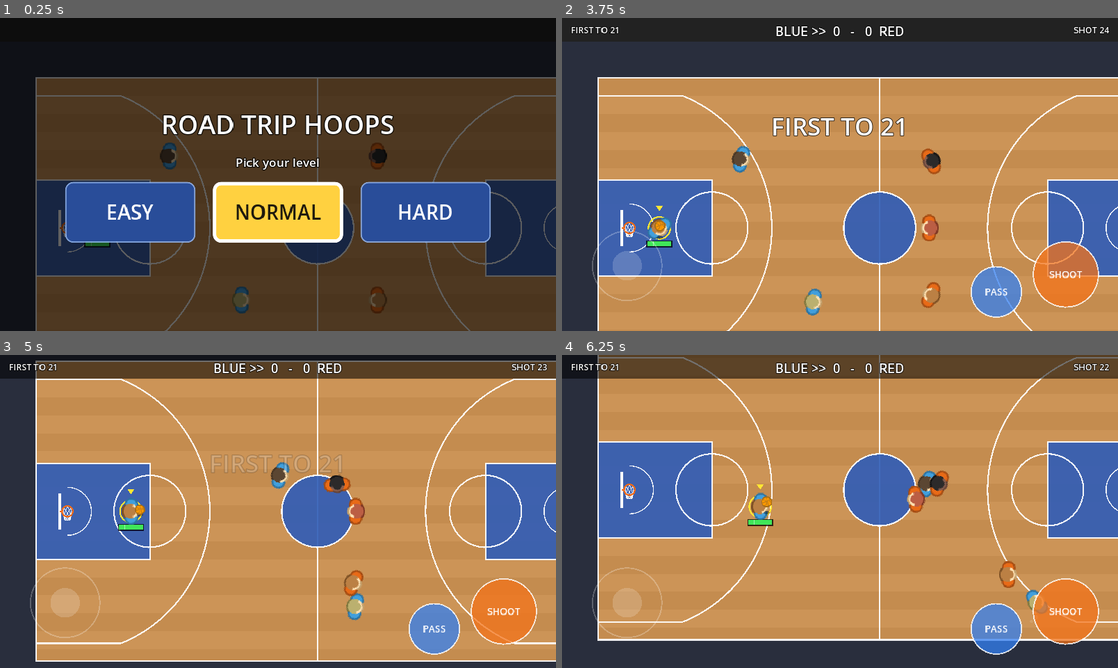
Above: before the commit, frames 1-4 (two rows, left to right).
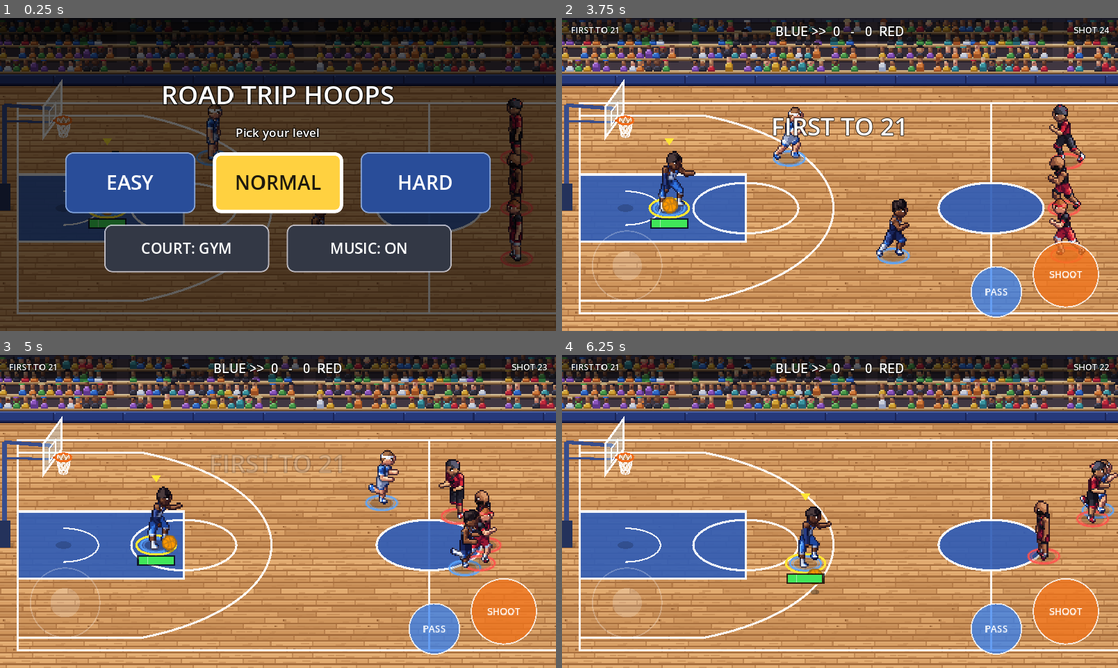
Above: after the commit, the same moments.

Repository: Kirmalo/road-trip-hoops
Game: Godot game, scene res://main.tscn
The game is run twice, just before and just after one commit, with the same random seed, the same clock (stepped at 60 frames per second) and the same inputs.
Inputs (mouse positions are in pixels of both pictures, inside the frame that each line leads up to):
- Up to frame 1 (0.25 s): no input
- Up to frame 2 (3.75 s): click (751, 249) at 0.5 s, where only the run after the commit has a clickable "COURT: GYM"; click (751, 249) at 1.25 s, where only the run after the commit has a clickable "COURT: BLACKTOP"; click (928, 249) at 2 s, where only the run after the commit has a clickable "MUSIC: ON"; click (928, 249) at 2.75 s, where only the run after the commit has a clickable "MUSIC: OFF"; click "EASY" at 3.5 s
- Up to frame 3 (5 s): tap Enter at 4.25 s; move the mouse to (400, 495) at 4.27 s; hold D from 4.28 s (still down); tap C at 4.35 s; click (400, 495) at 4.42 s; tap Space at 4.52 s; tap M at 4.55 s
- Up to frame 4 (6.25 s): release D at 5 s; drag from (728, 527) to (812, 574) at 5.02 s; move the mouse to (895, 442) at 5.77 s; hold D from 5.78 s (still down); tap C at 5.85 s; click (895, 442) at 5.92 s; tap M at 6.05 s

The runs differ from the first frame. In frame 1, 46% of the frame differs, in the area x 0-100%, y 6-100%; in frame 2, 61%; in frame 3, 67%; in frame 4, 72%, in the area x 0-100%, y 0-100%.

Commit message:
P4-11: angled view on by default, camera framing, COURT and MUSIC panel buttons, music hookup
- view.gd: DEFAULT_MODE ANGLED (--view flat stays as a test/fallback flag), TILT_Y 0.48, comments updated
  (SIDE_FLIP = owner Q2 a, PERSPECTIVE 0.15 tried and kept at 0).
- main.gd: VIEW_PROBE removed; ANGLED zoom 1.68 (~2/3 of the court length), fitted down on a screen too short
  for the HUD bar, far heads and both sidelines; test flag --perspective k; saved court/music read at launch,
  the court's track (ducked) in play.
- menu.gd: COURT: <look> button (cycles Looks, saved, reloads to the start panel) and MUSIC: ON/OFF (saved),
  both in user://settings.cfg; menu music (not ducked) on the panels; desktop keys C and M.

Co-Authored-By: Claude Opus 5.5 <noreply@anthropic.com>
Claude-Session: https://claude.ai/code/session_01K8WPuYbTD1xrCASynmgFd3

Diff:
--- a/scripts/main.gd
+++ b/scripts/main.gd
@@ -26,6 +26,7 @@
 const RulesScript = preload("res://scripts/rules.gd")
 const MenuScript = preload("res://scripts/menu.gd")
 const View = preload("res://scripts/view.gd")   # projection sim -> screen (FLAT / ANGLED), stick mapping (Phase 4)
+const Looks = preload("res://scripts/court_looks.gd")   # court looks; Looks.music() is the court's music track
 
 const FT := 12.0                     # pixels per foot
 const COURT_W := 94.0 * FT
@@ -47,12 +48,15 @@
 const SIDE_ARROW_RIGHT := ">>"       # top bar: next to BLUE, the way BLUE attacks (P3-02)
 const SIDE_ARROW_LEFT := "<<"
 
-# camera (P4-01). FLAT keeps today's camera. ANGLED framing follows owner Q1 (a), the recommended default until the
-# owner answers: the camera follows the ball left and right, zoomed in, both sidelines always on screen (it doesn't
-# move up and down). TILT_Y 0.55 makes the court 330 px deep, so zoom 1.45 still fits both sidelines, the far
-# players' heads and the HUD bar on 1280x720 and shows about 3/4 of the court length (2/3 needs a flatter TILT_Y).
-const CAM_ZOOM_FLAT := 1.15          # FLAT: today's zoom
-const CAM_ZOOM := 1.45               # ANGLED zoom
+# camera (P4-01, framing P4-11). FLAT keeps the old top-down camera. ANGLED follows the owner's framing (Q1 a): the
+# camera follows the ball left and right, about 2/3 of the court length on screen, both sidelines always visible (it
+# doesn't move up and down), and it stays on the same sideline at the side switch (Q2 a, View.SIDE_FLIP false).
+# View.TILT_Y 0.48 makes the court 288 px deep; with zoom 1.68 the 1280x720 screen shows 762 px = 63.5 ft (68% of the
+# court length) and 429 px of height: HUD bar 32 + far players' heads 84 + court 288 + near margin 24 = 428.
+# 1280x800 (stretch expand) shows more height: the framing grows evenly and the court stays centered.
+const CAM_ZOOM_FLAT := 1.15          # FLAT: the old zoom
+const CAM_ZOOM := 1.68               # ANGLED zoom (at most; a screen too short for both sidelines zooms out to fit)
+const CAM_ZOOM_MIN := 1.2            # ANGLED: never zoom out further than this to fit (then it follows up and down)
 const CAM_SMOOTHING := 4.0           # Camera2D position smoothing speed (both modes, as today)
 const CAM_FOLLOW_X := 1.0            # ANGLED: 1 = the camera follows the ball left/right, 0 = stays at half court
 const CAM_FOLLOW_Y := 0.0            # ANGLED: 0 = fixed depth (both sidelines in view), 1 = follows the ball up/down
@@ -60,9 +64,6 @@
 const CAM_MARGIN_FT := 2.0           # ANGLED: room past the baselines and the near sideline (feet, floor)
 const CAM_TOP_FT := 7.0              # ANGLED: room above the far sideline for the players standing on it (feet, height)
 const CAM_HUD_PX := 54.0             # the HUD top bar (screen px): the far sideline stays below it
-const VIEW_PROBE := true             # ANGLED test aid until P4-06/P4-07/P4-10 draw the real view: a thin outline of the
-                                     # projected court and a marker per player and the ball (overlay). P4-11 removes it.
-const VIEW_PROBE_COLOR := Color(1.0, 0.3, 0.9, 0.9)
 const FPS_PRINT_EVERY := 5.0         # -- --fps: seconds between "FPS n" lines
 
 # on fire (P1-07)
@@ -204,7 +205,6 @@
 var ht_guard_holder = null
 var _call_node: Node2D               # draws the "!" over the human while his call is live (in overlay)
 var _steal_node: Node2D              # draws the lit-STEAL ring on the floor under the ball (decals; FLAT: overlay)
-var _probe_node: Node2D              # ANGLED test aid (VIEW_PROBE): projected court outline and markers (in overlay)
 # drawing layers (P4-01, see the Shared contract in docs/BOARD.md). All Node2D children of main.
 var floor_layer: Node2D              # z -10: the court floor
 var decals: Node2D                   # z -5: things lying on the floor under everyone (shadows, rings, dust, steal cue)
@@ -249,6 +249,7 @@
 	force_fouls = OS.get_cmdline_user_args().has("--force-fouls")
 	menushot = OS.get_cmdline_user_args().has("--menushot")
 	MenuScript.prepare_level()   # before the players: first launch = Normal, then the saved level, then --difficulty
+	MenuScript.prepare_settings()   # before the court: the saved court look (-- --court wins) and music on/off
 
 	rules = RulesScript.new()
 	rules.game = self
@@ -257,6 +258,7 @@
 	audio = AudioScript.new()
 	audio.game = self
 	add_child(audio)
+	audio.set_music_on(MenuScript.music_on)
 
 	floor_layer = _make_layer("FloorLayer", -10)
 	decals = _make_layer("Decals", -5)
@@ -313,10 +315,6 @@
 	_steal_node = Node2D.new()         # ANGLED: in decals (a ring on the floor, under the upright players);
 	_steal_node.draw.connect(_draw_steal_cue)   # FLAT: in overlay as before, where top-down sprites would hide it
 	(decals if View.angled() else overlay).add_child(_steal_node)
-	if VIEW_PROBE and View.angled():
-		_probe_node = Node2D.new()
-		_probe_node.draw.connect(_draw_view_probe)
-		overlay.add_child(_probe_node)
 
 	_build_hud()
 	menu = MenuScript.new()
@@ -324,7 +322,7 @@
 	add_child(menu)
 	start_game()
 	if View.angled():
-		_update_camera()               # set the ANGLED limits and start on the ball (FLAT starts as before)
+		_update_camera()               # set the ANGLED zoom and limits and start on the ball
 		camera.reset_smoothing()
 	# the launch panel: once per run, never in the headless tests (or --shots, unless -- --menushot)
 	var tests: bool = autoplay or humantest or (OS.get_cmdline_user_args().has("--shots") and not menushot)
@@ -335,6 +333,13 @@
 		menu.show_start()
 	elif not tests:
 		MenuScript.start_done = true
+	if not menu_wait:
+		_play_court_music()
+
+# in play: the court's track, softly (owner Q5 a). The panels play the menu music (menu.gd)
+func _play_court_music() -> void:
+	audio.play_music(Looks.music())
+	audio.set_music_ducked(true)
 
 func _make_layer(n: String, z: int) -> Node2D:
 	var l := Node2D.new()
@@ -343,11 +348,14 @@
 	add_child(l)
 	return l
 
-# test flags: -- --view flat|angled (or --view=angled) sets View.mode; -- --fps prints the frame rate
+# test flags: -- --view flat|angled (or --view=angled) sets View.mode (default ANGLED); -- --perspective k tries
+# View.perspective k (e.g. 0.15); -- --fps prints the frame rate
 func _parse_view_args() -> void:
 	var args: PackedStringArray = OS.get_cmdline_user_args()
 	fps_print = args.has("--fps")
 	for i in args.size():
+		if args[i] == "--perspective" and i + 1 < args.size():
+			View.perspective = clampf(args[i + 1].to_float(), 0.0, 0.5)
 		var v := ""
 		if args[i].begins_with("--view="):
 			v = args[i].substr("--view=".length())
@@ -967,8 +975,6 @@
 	input.face_caller(delta)
 	_call_node.queue_redraw()
 	_steal_node.queue_redraw()
-	if _probe_node != null:
-		_probe_node.queue_redraw()
 	if not rules.ft_active:
 		_separate_players()
 	ball.update(delta)
@@ -979,8 +985,9 @@
 	_update_camera()
 	_update_hud()
 
-# FLAT: the camera sits on the ball (today). ANGLED: it follows the ball's projected floor point left and right
-# (CAM_FOLLOW_X) at a fixed depth (CAM_FOLLOW_Y), inside limits from the projected court corners plus margins.
+# FLAT: the camera sits on the ball (as before). ANGLED: it follows the ball's projected floor point left and right
+# (CAM_FOLLOW_X) at a fixed depth (CAM_FOLLOW_Y), inside limits from the projected court corners plus margins. The
+# zoom is CAM_ZOOM, or less if the screen is too short to show the HUD bar, the far heads and the whole court depth.
 func _update_camera() -> void:
 	View.flipped = View.SIDE_FLIP and rules.sides_swapped
 	var target: Vector2 = View.to_screen(ball.position, 0.0)
@@ -994,7 +1001,11 @@
 	for c in corners:
 		lo = Vector2(minf(lo.x, c.x), minf(lo.y, c.y))
 		hi = Vector2(maxf(hi.x, c.x), maxf(hi.y, c.y))
-	var vis: Vector2 = get_viewport_rect().size / camera.zoom
+	var screen: Vector2 = get_viewport_rect().size
+	var need_y: float = hi.y - lo.y + CAM_TOP_FT * FT * View.HEIGHT_SCALE + CAM_MARGIN_FT * FT
+	var zm: float = clampf((screen.y - CAM_HUD_PX) / need_y, CAM_ZOOM_MIN, CAM_ZOOM)
+	camera.zoom = Vector2(zm, zm)
+	var vis: Vector2 = screen / camera.zoom
 	var left: float = lo.x - CAM_MARGIN_FT * FT
 	var right: float = hi.x + CAM_MARGIN_FT * FT
 	var top: float = lo.y - CAM_TOP_FT * FT * View.HEIGHT_SCALE - CAM_HUD_PX / camera.zoom.y
@@ -1362,25 +1373,6 @@
 	var w: float = font.get_string_size("!", HORIZONTAL_ALIGNMENT_CENTER, -1, fs).x
 	_call_node.draw_string(font, c + Vector2(-w / 2.0, fs * 0.36), "!", HORIZONTAL_ALIGNMENT_LEFT, -1, fs, Color(0.1, 0.2, 0.5))
 
-# VIEW_PROBE (ANGLED only, until the real view lands): the projected court outline, half court line, the hoops, a
-# ring per player (yellow for the human) with a line up to head height, and the ball at its height with a floor dot
-func _draw_view_probe() -> void:
-	var n: Node2D = _probe_node
-	var c := VIEW_PROBE_COLOR
-	var outline := PackedVector2Array([View.to_screen(Vector2(0, 0)), View.to_screen(Vector2(COURT_W, 0)),
-			View.to_screen(Vector2(COURT_W, COURT_H)), View.to_screen(Vector2(0, COURT_H)), View.to_screen(Vector2(0, 0))])
-	n.draw_polyline(outline, c, 2.0)
-	n.draw_line(View.to_screen(Vector2(COURT_W / 2, 0)), View.to_screen(Vector2(COURT_W / 2, COURT_H)), c, 2.0)
-	for hp in hoops:
-		n.draw_line(View.to_screen(hp), View.to_screen(hp, View.RIM_Z), c, 2.0)
-		draw_floor_ring(n, hp, 0.9 * FT, c, 2.0)
-	for p in players:
-		var col: Color = Color(1.0, 0.95, 0.3) if p == human_player and not autoplay else TEAM_COLORS[p.team]
-		draw_floor_ring(n, p.position, 1.2 * FT, col, 2.0, 16)
-		n.draw_line(View.to_screen(p.position), View.to_screen(p.position, 6.0 * FT), col, 2.0)
-	n.draw_circle(View.to_screen(ball.position), 2.5, Color(0, 0, 0, 0.6))
-	n.draw_circle(View.to_screen(ball.position, ball.z), 5.0, Color(1.0, 0.55, 0.1))
-
 func show_message(text: String, time := 1.2, color := Color.WHITE) -> void:
 	msg_label.text = text
 	msg_label.modulate = color
--- a/scripts/menu.gd
+++ b/scripts/menu.gd
@@ -3,15 +3,27 @@
 # the game opens (the game waits behind it) and after each game under the final score. The remembered level is lit.
 # One tap on a level: Difficulty.level = it, Difficulty.save() (user://settings.cfg), reload the scene; the start
 # panel is shown only once per run, so the reloaded game starts at once.
+# Under the levels (P4-11, owner Q4 a and Q5 a): COURT: <look> cycles the court looks (court_looks.gd), saves it and
+# reloads the scene back to the start panel, so the new court shows behind it; MUSIC ON/OFF switches the music
+# (audio.gd) at once. Both are remembered in user://settings.cfg and read once per run by prepare_settings().
 # Touch first: the panel stops taps (main.gd also turns the joystick and A/B off while it's up). Desktop: mouse, or
-# A/D (left/right arrows) or K to move the light and J / Space / Enter to play the lit level.
+# A/D (left/right arrows) or K to move the light and J / Space / Enter to play the lit level; C = COURT, M = MUSIC.
 # --autoplay and --humantest never show it (main.gd); they keep Difficulty.from_cmdline() (Hard by default).
 
 const Difficulty = preload("res://scripts/difficulty.gd")
+const Looks = preload("res://scripts/court_looks.gd")
 
 const BUTTON_SIZE := Vector2(300, 140)   # px at the 1280x720 base: finger-sized on a tablet (board: at least 200x110)
 const BUTTON_GAP := 40                   # px between the buttons
 const BUTTON_FONT := 46
+const OPT_SIZE := Vector2(380, 110)      # COURT and MUSIC buttons: wide enough for "COURT: BLACKTOP", a bit lower than a
+                                         # level button (board min 200x110)
+const OPT_FONT := 34
+const OPT_COLOR := Color(0.2, 0.22, 0.27)        # COURT / MUSIC: neutral, so they don't look like a level
+const OPT_BORDER := Color(0.85, 0.85, 0.9, 0.8)
+const OPT_OFF_TEXT := Color(0.65, 0.65, 0.7)     # MUSIC OFF
+const SAVE_COURT := "court"              # keys in Difficulty.SAVE_PATH, section Difficulty.SAVE_SECTION
+const SAVE_MUSIC := "music"
 const TITLE_FONT := 60
 const SUB_FONT := 28
 const DIM_COLOR := Color(0, 0, 0, 0.62)  # darkens the court behind the panel
@@ -27,6 +39,8 @@
 
 static var start_done := false           # the launch panel was answered this run (survives reload_current_scene())
 static var _prepared := false
+static var _settings_done := false
+static var music_on := true              # the MUSIC choice (main.gd passes it to audio.set_music_on at launch)
 
 var game                                 # main.gd
 var showing := false
@@ -36,6 +50,8 @@
 var _title: Label
 var _sub: Label
 var _buttons: Array = []
+var _court_btn: Button
+var _music_btn: Button
 
 # Once per run, before the players are made (player.gd calls Difficulty.init_once() too, later, which is then a no-op):
 # first launch (nothing saved) plays Normal; a saved level wins; --difficulty (and autoplay/humantest = Hard) win over both.
@@ -45,6 +61,24 @@
 	_prepared = true
 	Difficulty.level = Difficulty.NORMAL
 	Difficulty.init_once()
+
+# Once per run, before the court is built: the saved court look and music choice. court.gd reads -- --court later,
+# which wins over the saved look.
+static func prepare_settings() -> void:
+	if _settings_done:
+		return
+	_settings_done = true
+	var cfg := ConfigFile.new()
+	if cfg.load(Difficulty.SAVE_PATH) != OK:
+		return
+	Looks.set_current(str(cfg.get_value(Difficulty.SAVE_SECTION, SAVE_COURT, Looks.current)))
+	music_on = bool(cfg.get_value(Difficulty.SAVE_SECTION, SAVE_MUSIC, music_on))
+
+static func _save_setting(key: String, value) -> void:
+	var cfg := ConfigFile.new()
+	cfg.load(Difficulty.SAVE_PATH)   # keep the other settings in the file
+	cfg.set_value(Difficulty.SAVE_SECTION, key, value)
+	cfg.save(Difficulty.SAVE_PATH)
 
 func _ready() -> void:
 	layer = LAYER
@@ -81,6 +115,28 @@
 		b.pressed.connect(_pick.bind(lv))
 		row.add_child(b)
 		_buttons.append(b)
+	var opts := HBoxContainer.new()
+	opts.alignment = BoxContainer.ALIGNMENT_CENTER
+	opts.add_theme_constant_override("separation", BUTTON_GAP)
+	opts.mouse_filter = Control.MOUSE_FILTER_IGNORE
+	box.add_child(opts)
+	_court_btn = _opt_button(opts, _pick_court)
+	_music_btn = _opt_button(opts, _toggle_music)
+
+func _opt_button(parent: Control, on_tap: Callable) -> Button:
+	var b := Button.new()
+	b.custom_minimum_size = OPT_SIZE
+	b.focus_mode = Control.FOCUS_NONE
+	b.add_theme_font_size_override("font_size", OPT_FONT)
+	b.pressed.connect(on_tap)
+	var sb := _style(OPT_COLOR, OPT_BORDER, 3)
+	b.add_theme_stylebox_override("normal", sb)
+	b.add_theme_stylebox_override("hover", sb)
+	b.add_theme_stylebox_override("pressed", _style(OPT_COLOR.lightened(0.2), LIT_BORDER, 6))
+	b.add_theme_stylebox_override("disabled", sb)
+	b.add_theme_stylebox_override("focus", StyleBoxEmpty.new())
+	parent.add_child(b)
+	return b
 
 func _label(parent: Control, size: int) -> Label:
 	var l := Label.new()
@@ -116,6 +172,8 @@
 	_refresh()
 	if game != null:
 		game.stat("menu_shown")
+		game.audio.play_music("menu")   # menu music on the panels, full volume (owner Q5 a)
+		game.audio.set_music_ducked(false)
 
 func _process(delta: float) -> void:
 	if showing and _arm_t > 0.0:
@@ -139,6 +197,15 @@
 			b.add_theme_color_override(k, tc)
 		b.disabled = _arm_t > 0.0
 		b.modulate.a = 0.6 if _arm_t > 0.0 else 1.0
+	_court_btn.text = "COURT: " + str(Looks.look().get("name", Looks.current))
+	_music_btn.text = "MUSIC: ON" if music_on else "MUSIC: OFF"
+	var mc: Color = OFF_TEXT if music_on else OPT_OFF_TEXT
+	for k in ["font_color", "font_hover_color", "font_pressed_color", "font_disabled_color"]:
+		_court_btn.add_theme_color_override(k, OFF_TEXT)
+		_music_btn.add_theme_color_override(k, mc)
+	for b in [_court_btn, _music_btn]:
+		b.disabled = _arm_t > 0.0
+		b.modulate.a = 0.6 if _arm_t > 0.0 else 1.0
 
 func _style(fill: Color, border: Color, width: int) -> StyleBoxFlat:
 	var sb := StyleBoxFlat.new()
@@ -161,6 +228,10 @@
 			_refresh()
 		KEY_J, KEY_SPACE, KEY_ENTER, KEY_KP_ENTER:
 			_pick(_lit)
+		KEY_C:
+			_pick_court()
+		KEY_M:
+			_toggle_music()
 
 func _pick(lv: int) -> void:
 	if not showing or _arm_t > 0.0:
@@ -172,3 +243,26 @@
 	if game != null:
 		game.stat("menu_picks_" + Difficulty.level_name())
 	get_tree().call_deferred("reload_current_scene")   # deferred: the Button is still handling this tap
+
+# COURT: the next look, saved; reload back to the start panel (the new court behind it, the level still to pick)
+func _pick_court() -> void:
+	if not showing or _arm_t > 0.0:
+		return
+	showing = false
+	Looks.set_current(Looks.next_name())
+	_save_setting(SAVE_COURT, Looks.current)
+	start_done = false
+	if game != null:
+		game.stat("menu_court_" + Looks.current)
+	get_tree().call_deferred("reload_current_scene")
+
+# MUSIC: on/off at once, saved; the panel stays up
+func _toggle_music() -> void:
+	if not showing or _arm_t > 0.0:
+		return
+	music_on = not music_on
+	_save_setting(SAVE_MUSIC, music_on)
+	if game != null:
+		game.audio.set_music_on(music_on)
+		game.stat("menu_music_" + ("on" if music_on else "off"))
+	_refresh()
--- a/scripts/view.gd
+++ b/scripts/view.gd
@@ -5,24 +5,31 @@
 # The simulation never changes: positions, velocities, z / jump_z (heights in sim pixels), facing and all timers keep
 # their top-down meaning. Drawing code turns them into canvas pixels with these functions and never writes back.
 #
-# Two modes until P4-11:
-#   FLAT   today's top-down look. to_screen(p, h) = p - (0, h): the identity on the floor.
-#   ANGLED the 3/4 view from the near sideline (sim y = COURT_H, the bottom of the flat view). The court is tilted:
-#          its depth shrinks to TILT_Y, heights stay upright (HEIGHT_SCALE), and with PERSPECTIVE > 0 the far side
-#          narrows. Sim x stays screen x (the baselines stay left and right), the far sideline (y = 0) is up on screen.
-# main.gd sets `mode` from the test flag --view flat|angled. P4-11 changes DEFAULT_MODE to ANGLED.
+# Two modes:
+#   ANGLED the game's view (default since P4-11, owner: angled 3/4 view): seen from the near sideline (sim y = COURT_H,
+#          the bottom of the flat view). The court is tilted: its depth shrinks to TILT_Y, heights stay upright
+#          (HEIGHT_SCALE), and with PERSPECTIVE > 0 the far side narrows. Sim x stays screen x (the baselines stay left
+#          and right), the far sideline (y = 0) is up on screen.
+#   FLAT   the old top-down look, kept as a test and fallback mode. to_screen(p, h) = p - (0, h): the identity on the floor.
+# main.gd sets `mode` from the test flag --view flat|angled (default DEFAULT_MODE).
 
 const FLAT := 0
 const ANGLED := 1
-const DEFAULT_MODE := FLAT           # P4-11: ANGLED
+const DEFAULT_MODE := ANGLED
 static var mode := DEFAULT_MODE
 
 # ---- tuning ----
-const TILT_Y := 0.55                 # court depth on screen as a fraction of its true depth (1 = top-down)
-const PERSPECTIVE := 0.0             # 0 = parallel tilt; 0.1-0.2 narrows the far side (size_at: 1 - k/2 far, 1 + k/2 near)
+const TILT_Y := 0.48                 # court depth on screen as a fraction of its true depth (1 = top-down). P4-11:
+                                     # 0.48 (was 0.55) so main.gd's zoom can show ~2/3 of the court length and still
+                                     # both sidelines, the far players' heads and the HUD bar on 1280x720
+const PERSPECTIVE := 0.0             # 0 = parallel tilt; 0.1-0.2 narrows the far side (size_at: 1 - k/2 far, 1 + k/2 near).
+                                     # P4-11 tried 0.15 (test flag --perspective 0.15) and kept 0: the floor tile is
+                                     # repeated in screen space (its planks can't converge) and scaled 2x pixel
+                                     # sprites (size_at != 1) shimmer more
 const HEIGHT_SCALE := 1.0            # screen pixels per sim pixel of height (ball.z, jump_z, RIM_Z)
 const RIM_Z := 10.0 * 12             # rim height in sim pixels (10 ft); the sim itself treats the rim as height 0
-const SIDE_FLIP := false             # owner Q2 (b): after the side switch, view from the other sideline (main sets `flipped`)
+const SIDE_FLIP := false             # owner Q2 (a): the camera stays on the same sideline at the side switch (BLUE then
+                                     # attacks left). true = option (b), view from the other sideline (main sets `flipped`)
 
 # court geometry (same numbers as main.gd: FT = 12 px, 94 x 50 ft)
 const FT := 12.0
@@ -32,7 +39,7 @@
 # drawn near the right place, and FLAT vs ANGLED screenshots line up around the middle
 const ANCHOR := Vector2(COURT_W / 2.0, COURT_H / 2.0)
 
-static var perspective: float = PERSPECTIVE   # PERSPECTIVE, as a var so P4-11 and --viewtest can try other values
+static var perspective: float = PERSPECTIVE   # PERSPECTIVE, as a var so --perspective and --viewtest can try other values
 static var flipped := false          # SIDE_FLIP is on and the sides have switched: the camera looks from the far side
 
 static func angled() -> bool:
